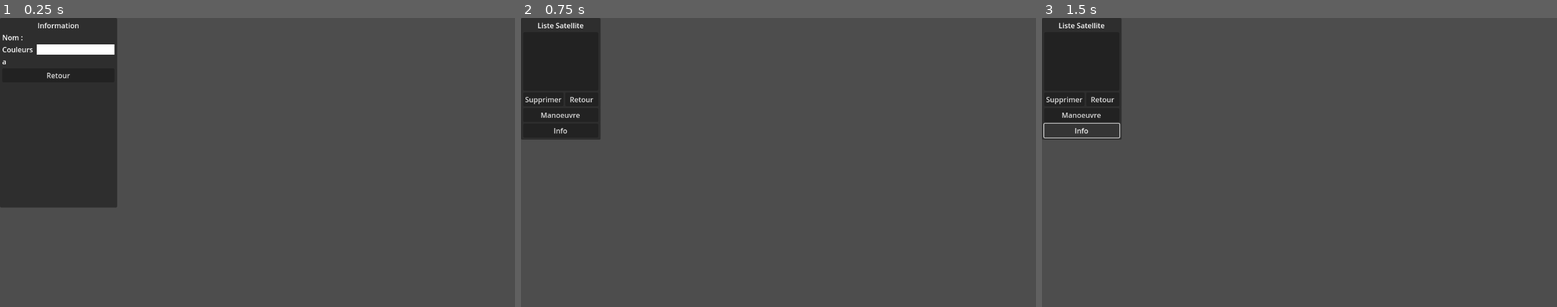
Above: before the commit, frames 1-3 (left to right).
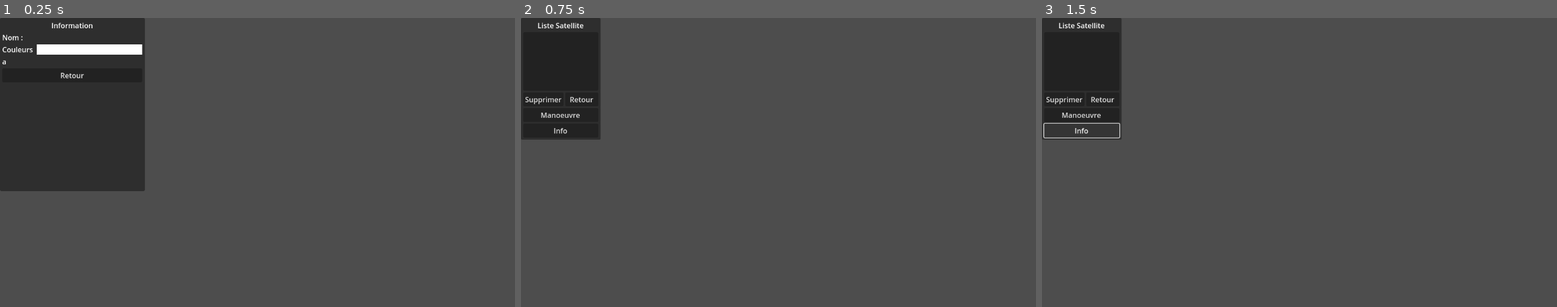
Above: after the commit, the same moments.

Repository: Vvidemont/Godot_Orekit_Serveur
Game: Godot game, scene res://scenes/info_sat.tscn
Two runs of this game, one before a commit and one after it. Both use one fixed random seed, a clock stepped at 60 frames per second and the inputs below. This scene is started directly instead of the project's main scene.
Inputs:
- Up to frame 1 (0.25 s): no input
- Up to frame 2 (0.75 s): click "Retour" at 0.5 s
- Up to frame 3 (1.5 s): click "Info" at 1.25 s

The runs differ from the first frame. In frame 1, 4.7% of the frame differs, in the area x 0-29%, y 0-66%; in frame 2, nothing differs; in frame 3, nothing differs.
Error before the commit: Trying to assign value of type 'Nil' to a variable of type 'int'. (res://script/info_sat/info_sat.gd:18)
Error after the commit: Trying to assign value of type 'Nil' to a variable of type 'int'. (res://script/info_sat/info_sat.gd:22)

Commit message:
début de dévloppement info_sat

Diff:
--- a/scenes/info_sat.tscn
+++ b/scenes/info_sat.tscn
@@ -14,9 +14,11 @@
 
 [node name="Panel" type="Panel" parent="."]
 layout_mode = 1
-anchors_preset = 15
-anchor_right = 1.0
-anchor_bottom = 1.0
+anchors_preset = -1
+anchor_right = 1.237
+anchor_bottom = 0.913
+offset_right = -0.0939941
+offset_bottom = -0.0250244
 grow_horizontal = 2
 grow_vertical = 2
 
--- a/script/formulaire_satellite/formulaire_satellite.gd
+++ b/script/formulaire_satellite/formulaire_satellite.gd
@@ -52,7 +52,6 @@
 # Bouton “Résultat” pour lancer le calcul.
 @onready var btn_ann: Button = $Panel/MarginContainer/VBoxContainer/HBoxContainer2/ButtonAnn
 # Bouton “Annuler” pour revenir en arrière.
-@onready var label: Label = $Panel/MarginContainer/VBoxContainer/Label2
 # Label d’affichage de texte ou d’erreurs.
 
 # Variables temporaires
--- a/script/info_sat/info_sat.gd
+++ b/script/info_sat/info_sat.gd
@@ -9,6 +9,10 @@
 # Bouton pour revenir à la liste des satellites.
 @onready var test : Label = $Panel/MarginContainer/VBoxContainer/HBoxContainer2/Labela
 # Label affichant une donnée orbitale (ex : demi-grand axe).
+
+@onready var labelp1 : Label = $Panel/MarginContainer/VBoxContainer/HBoxContainer2/Label
+
+var type
 
 func _ready() -> void:
 	# Initialise l’interface et connecte le bouton retour.
@@ -26,7 +30,15 @@
 	var meta: Dictionary = sat.meta_input
 	if meta.has("a"):
 		test.text = str(int(meta["a"]) * 1e-3) + " km"
-		# Affiche le demi-grand axe en kilomètres (conversion m → km).
+	type = meta["type"]
+	_set_text_label()
+
+
+func _set_text_label() :
+	if type == 0 :
+		labelp1.text = "a (km)"
+	else :
+		labelp1.text = "X (km)"
 
 func _on_retour() -> void:
 	# Réinitialise l’ID global et retourne à la liste des satellites.
